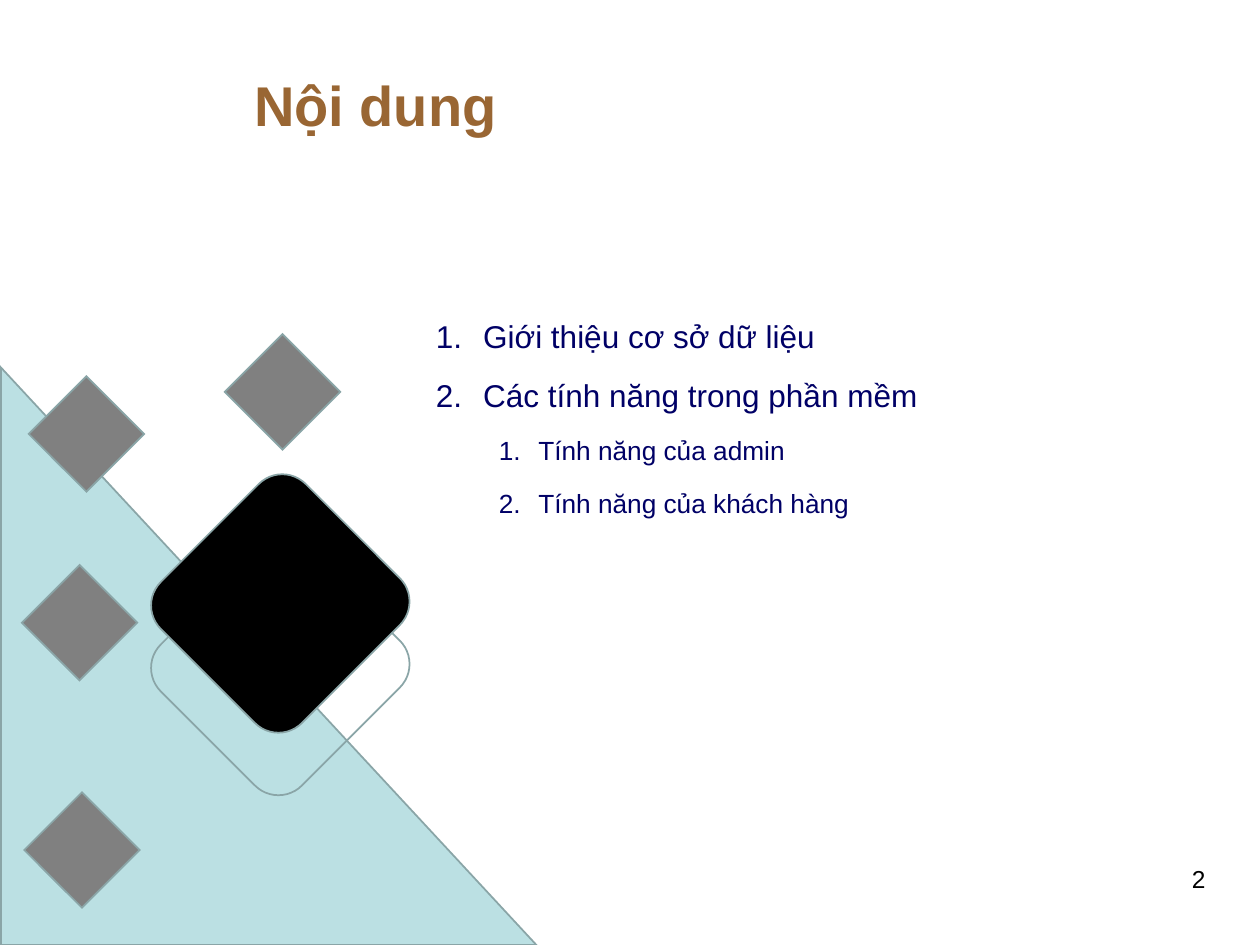
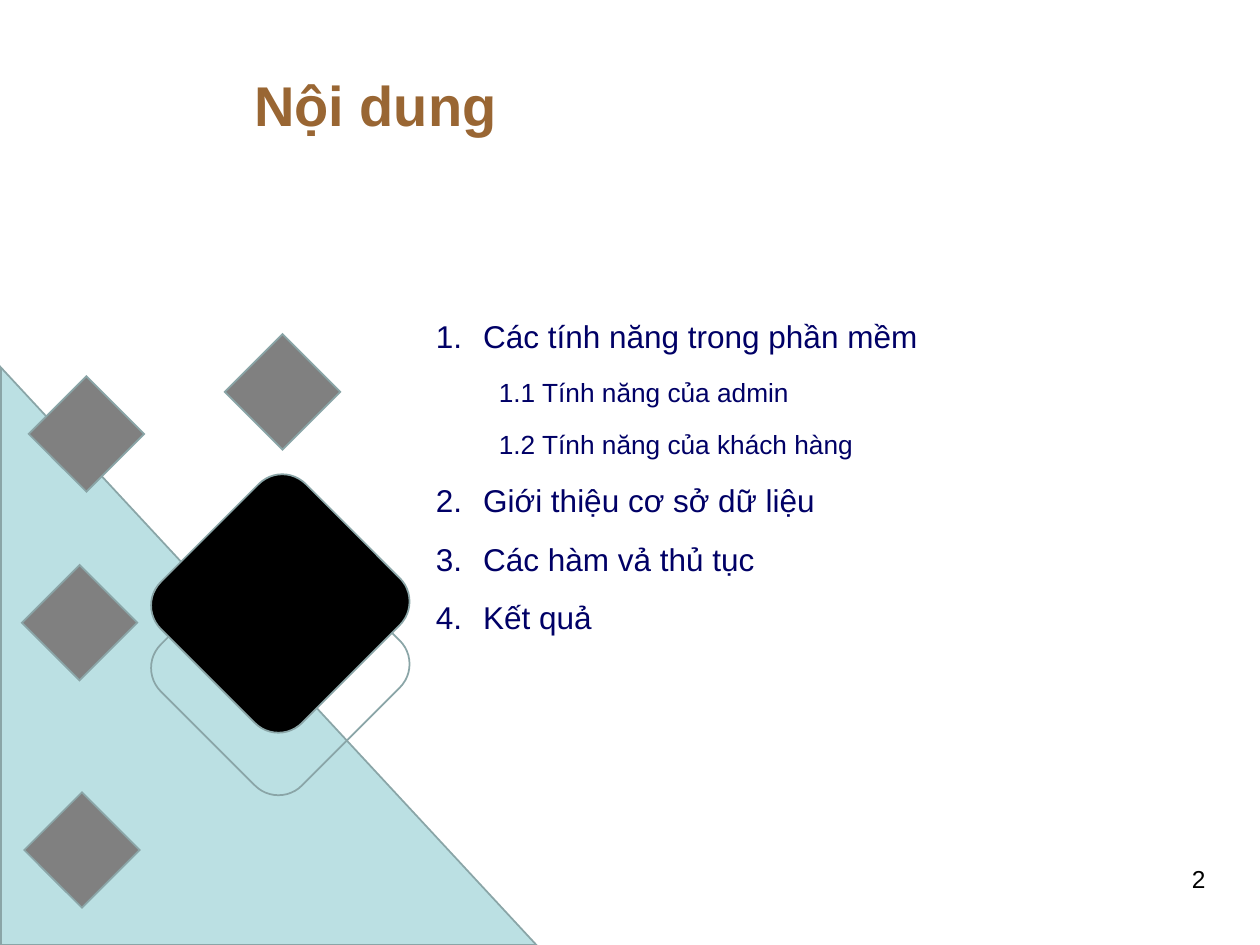
Before and after one commit to secretdeveloperisme/carshopping, a slide deck: slide 2 of introduction/do an.pptx. Drawn at 1260x945 pixels with LibreOffice and Linux fonts; fonts in the diff are those of the drawing; background and template pictures are left out. Boxes give left, top, right and bottom in pixels: in the first picture for what was removed or moved away, otherwise in the second. Text is boxed around its words. In the diff, an @@ line names an element or a change of style, - is before the commit and + after.

```diff
--- a/introduction/do an.pptx
+++ b/introduction/do an.pptx
@@ text at <box>483,323,917,460</box>: paragraphs added @@
+1. Các tính năng trong phần mềm
+  1.1 Tính năng của admin
+  1.2 Tính năng của khách hàng
@@ text at <box>483,547,754,635</box>: text changed; size 15 to 18 pt @@
-2. Các tính năng trong phần mềm
-  1. Tính năng của admin
-  2. Tính năng của khách hàng
+3. Các hàm vả thủ tục
+4. Kết quả
```
Also in this commit, not shown: 11 other slides changed, 10 slides added, 16 other files.
